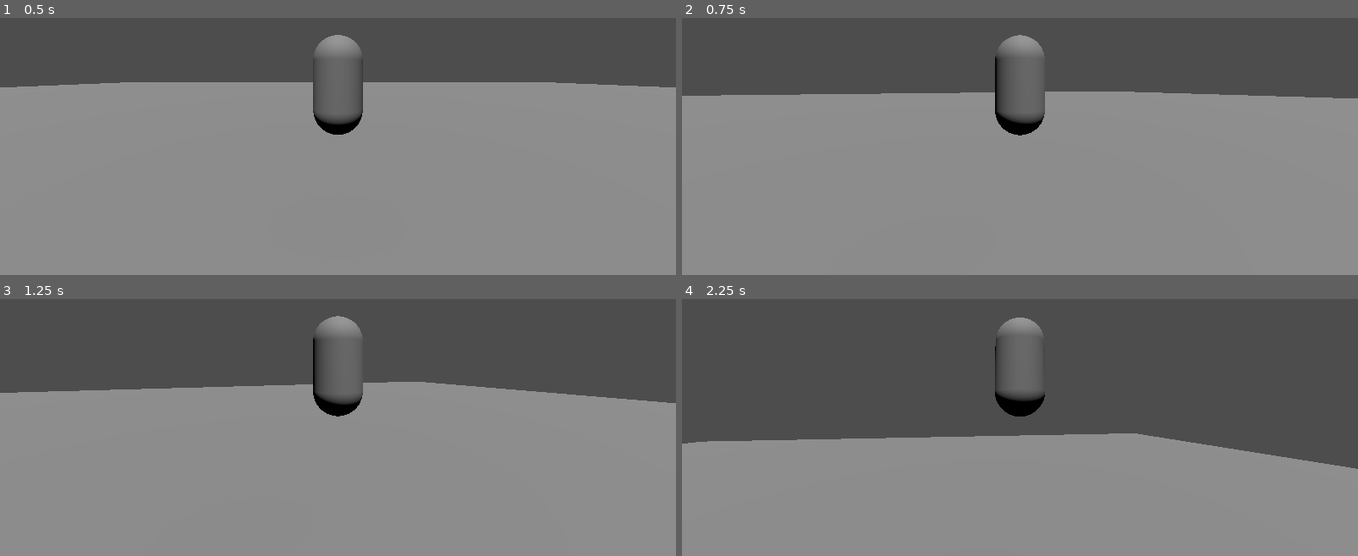
Above: before the commit, frames 1-4 (two rows, left to right).
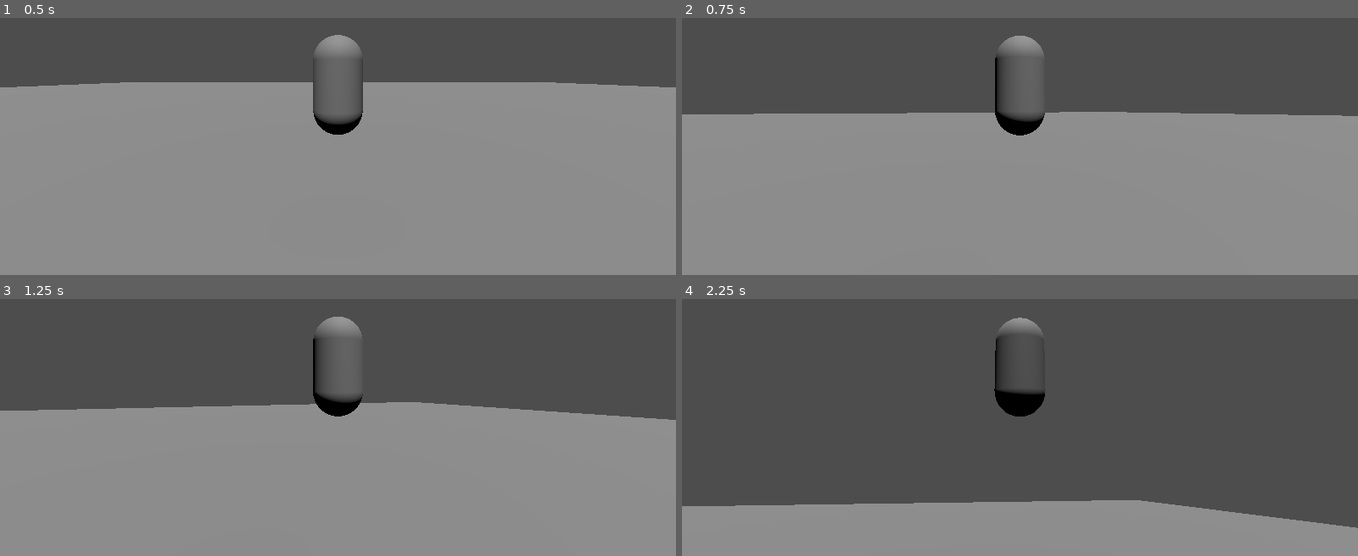
Above: after the commit, the same moments.

Repository: Al1002/hackTuesX
Game: Godot game, scene res://main.tscn
Two runs of this game, one before a commit and one after it. Both use one fixed random seed, a clock stepped at 60 frames per second and the inputs below.
Inputs (mouse positions are in pixels of both pictures, inside the frame that each line leads up to):
- Up to frame 1 (0.5 s): no input
- Up to frame 2 (0.75 s): tap Enter at 0.5 s; move the mouse to (1168, 66) at 0.52 s; hold Right (ui_right) from 0.53 s (still down)
- Up to frame 3 (1.25 s): keep holding Right (ui_right); tap Space (jump) at 0.77 s
- Up to frame 4 (2.25 s): move the mouse to (884, 386) at 1.27 s; release Right (ui_right) at 1.28 s; hold Down (ui_down) 1.28-2.03 s; tap Space (jump) at 1.52 s; move the mouse to (outside the picture) at 2.02 s; hold Right (ui_right) from 2.03 s (still down)

Frame 1 is identical in both runs. In frame 2, 7.0% of the frame differs, in the area x 0-100%, y 6-46%; in frame 3, 6.9%; in frame 4, 26%, in the area x 0-100%, y 7-90%.

Commit message:
Cam changes

Diff:
--- a/character_body.gd
+++ b/character_body.gd
@@ -13,13 +13,14 @@
 @export var mouse_sensitivity = 0.0015
 
 func _ready():
-	Input.set_mouse_mode(Input.MOUSE_MODE_HIDDEN)
+	Input.set_mouse_mode(Input.MOUSE_MODE_CAPTURED)
 
 func _unhandled_input(event):
 	if event is InputEventMouseMotion:
-		spring_arm.rotation.x -= event.relative.y * mouse_sensitivity
-		spring_arm.rotation_degrees.x = clamp(spring_arm.rotation_degrees.x, -90.0, 30.0)
-		spring_arm.rotation.y -= event.relative.x * mouse_sensitivity
+		rotation.x -= event.relative.y * mouse_sensitivity
+		rotation.y -= event.relative.x * mouse_sensitivity
+		rotation_degrees.x = clamp(rotation_degrees.x, -30.0, 30.0)
+		spring_arm.rotation_degrees.x = rotation_degrees.x
 
 func _physics_process(delta):
 	# Add the gravity.
